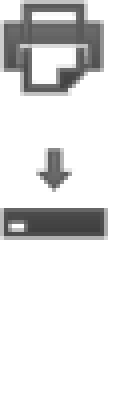
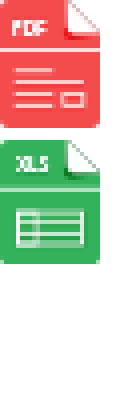
The second 128×400 image is a revision of the first. Changes to its layers:
added layer "Vector Smart Object" (2nd of 3) above "Vector Smart Object" over bbox(0, 140, 100, 264)
added layer "Vector Smart Object" (3rd of 3) above "Layer 3" over bbox(0, 0, 100, 128)
hid "Layer 2" over bbox(0, 148, 108, 240)
hid "Layer 1" over bbox(0, 0, 104, 96)
